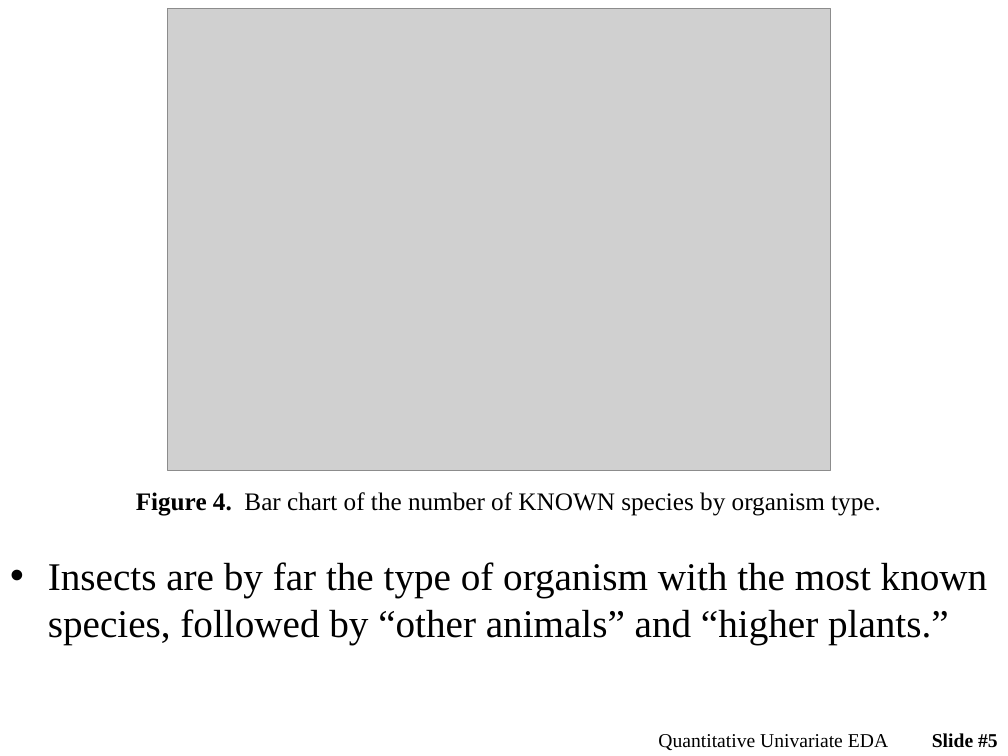
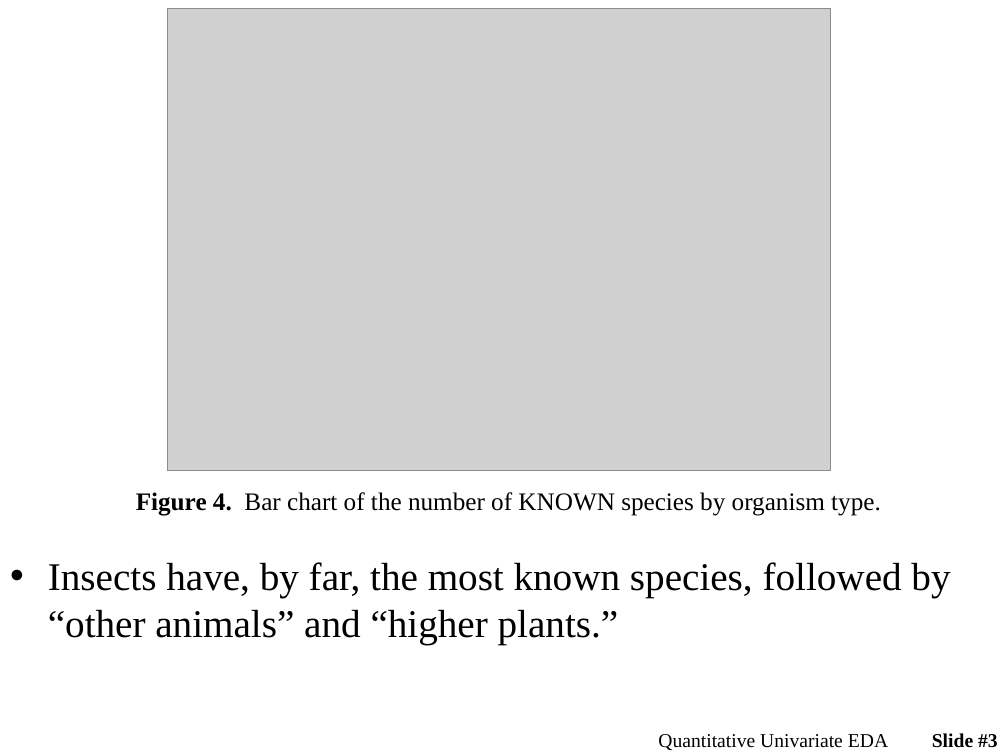
Before and after one commit to droglenc/NCMTH107, a slide deck: slide 3 of modules/UnivEDA_Categorical/PPT.pptx (slide 5 before the commit). Drawn at 1008x756 pixels with LibreOffice and Linux fonts; fonts in the diff are those of the drawing; grey boxes stand for pictures. Boxes give left, top, right and bottom in pixels: in the first picture for what was removed or moved away, otherwise in the second. Text is boxed around its words. In the diff, an @@ line names an element or a change of style, - is before the commit and + after.

```diff
--- a/modules/UnivEDA_Categorical/PPT.pptx
+++ b/modules/UnivEDA_Categorical/PPT.pptx
@@ text at [48,562,950,644]: text changed @@
-• Insects are by far the type of organism with the most known species, followed by “other animals” and “higher plants.”
+• Insects have, by far, the most known species, followed by “other animals” and “higher plants.”
@@ page number at [932,733,998,748]: text changed @@
-Slide #5
+Slide #3
```
Also in this commit, not shown: 1 other slide changed, 7 slides removed, 2 other files.
